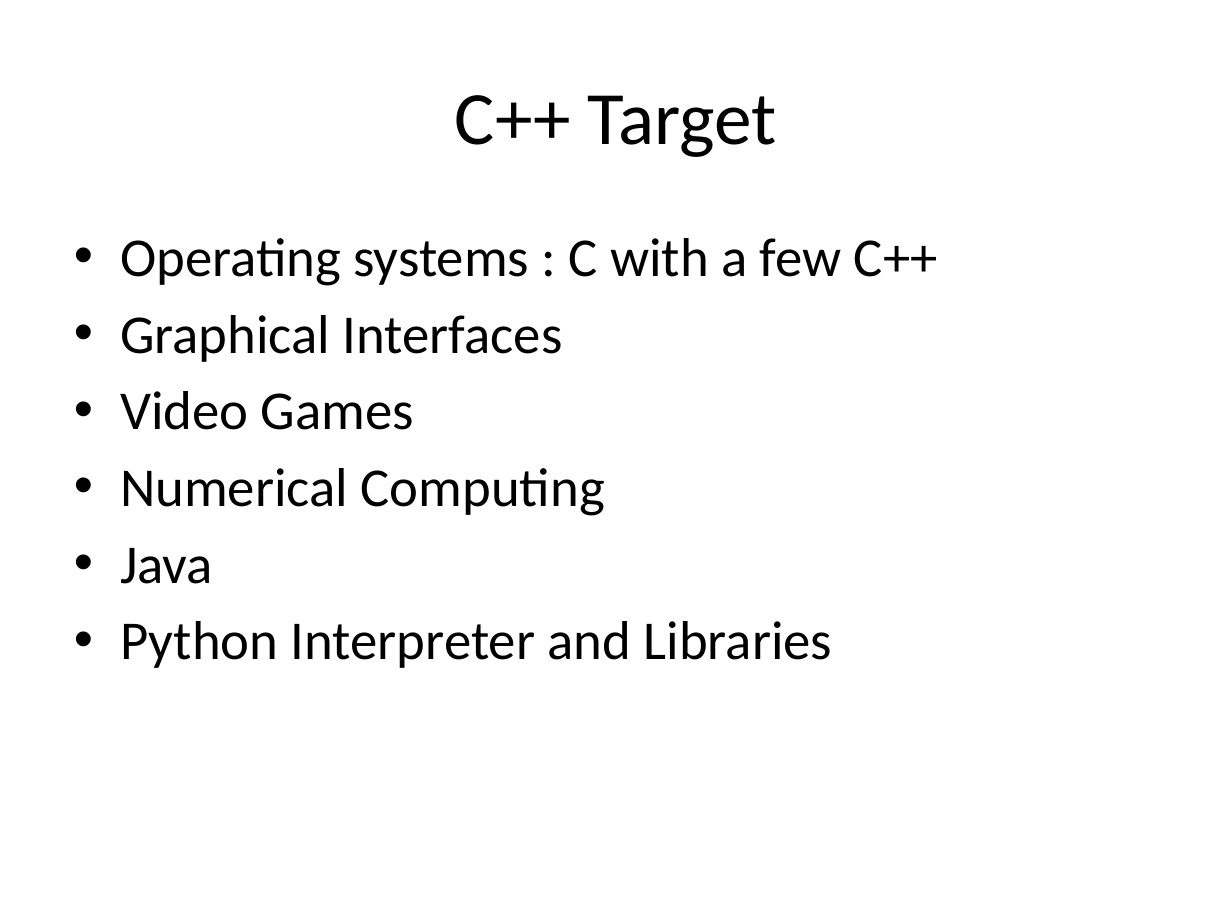
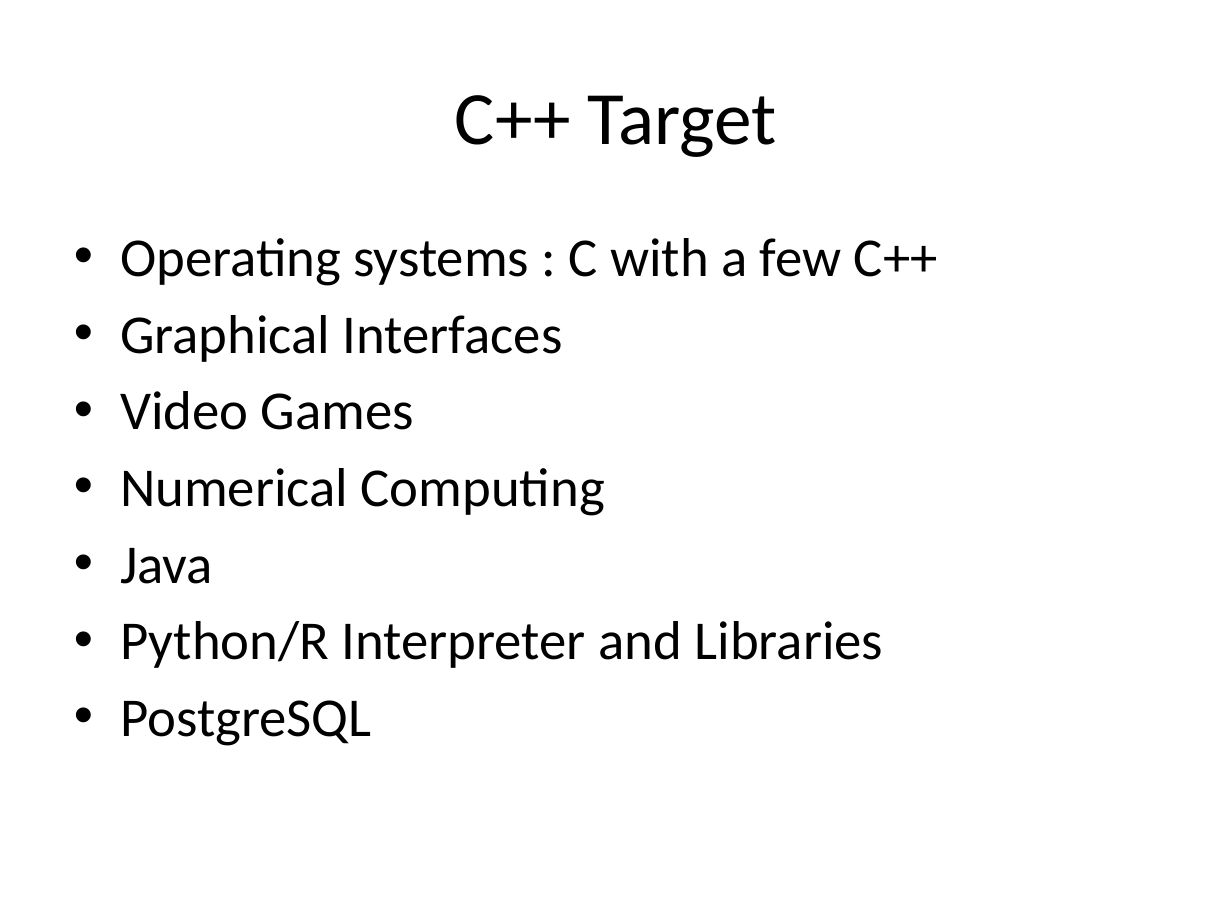
Before and after one commit to matthcol/CPP2019_07, a slide deck: slide 8 of CPP.pptx. Drawn at 1232x924 pixels with LibreOffice and Linux fonts; fonts in the diff are those of the drawing. Boxes give left, top, right and bottom in pixels: in the first picture for what was removed or moved away, otherwise in the second. Text is boxed around its words. In the diff, an @@ line names an element or a change of style, - is before the commit and + after.

```diff
--- a/CPP.pptx
+++ b/CPP.pptx
@@ text at (120, 621, 883, 746): text changed @@
-• Python Interpreter and Libraries
+• Python/R Interpreter and Libraries
+• PostgreSQL
```
Also in this commit, not shown: 12 slides added.
